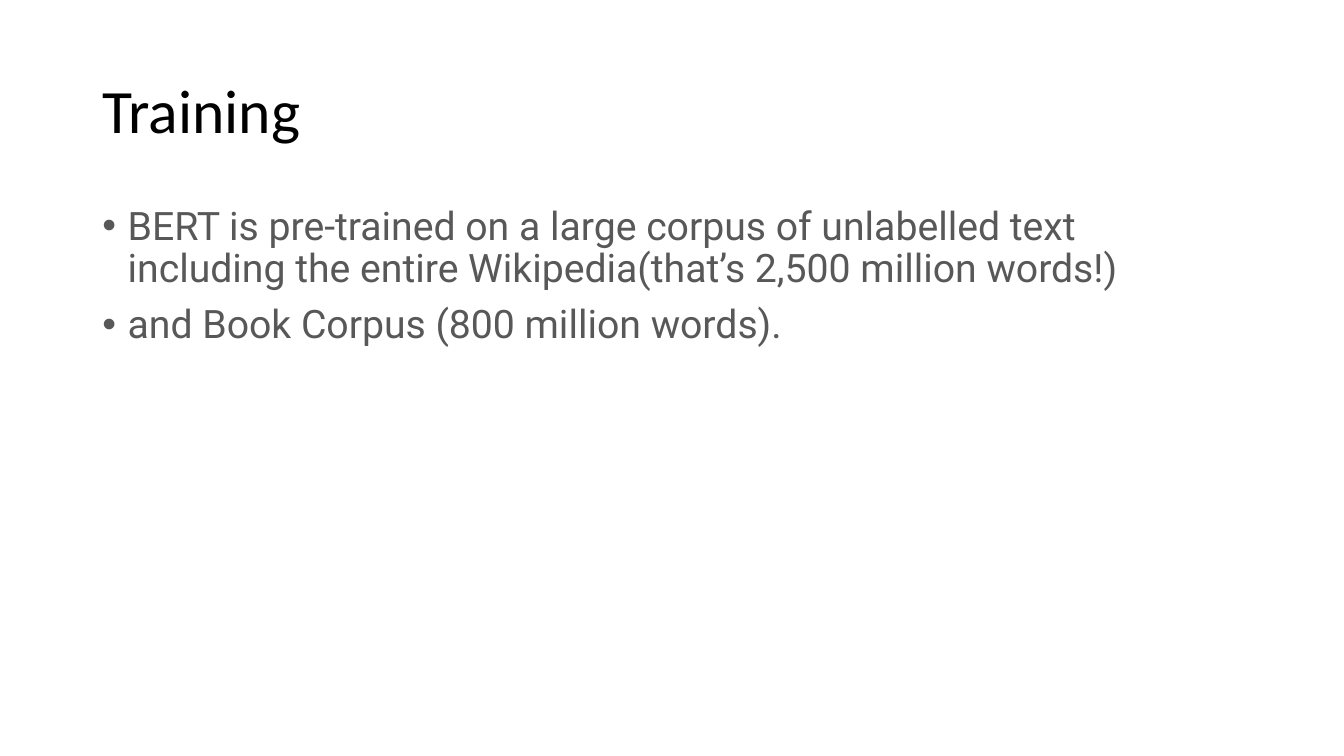
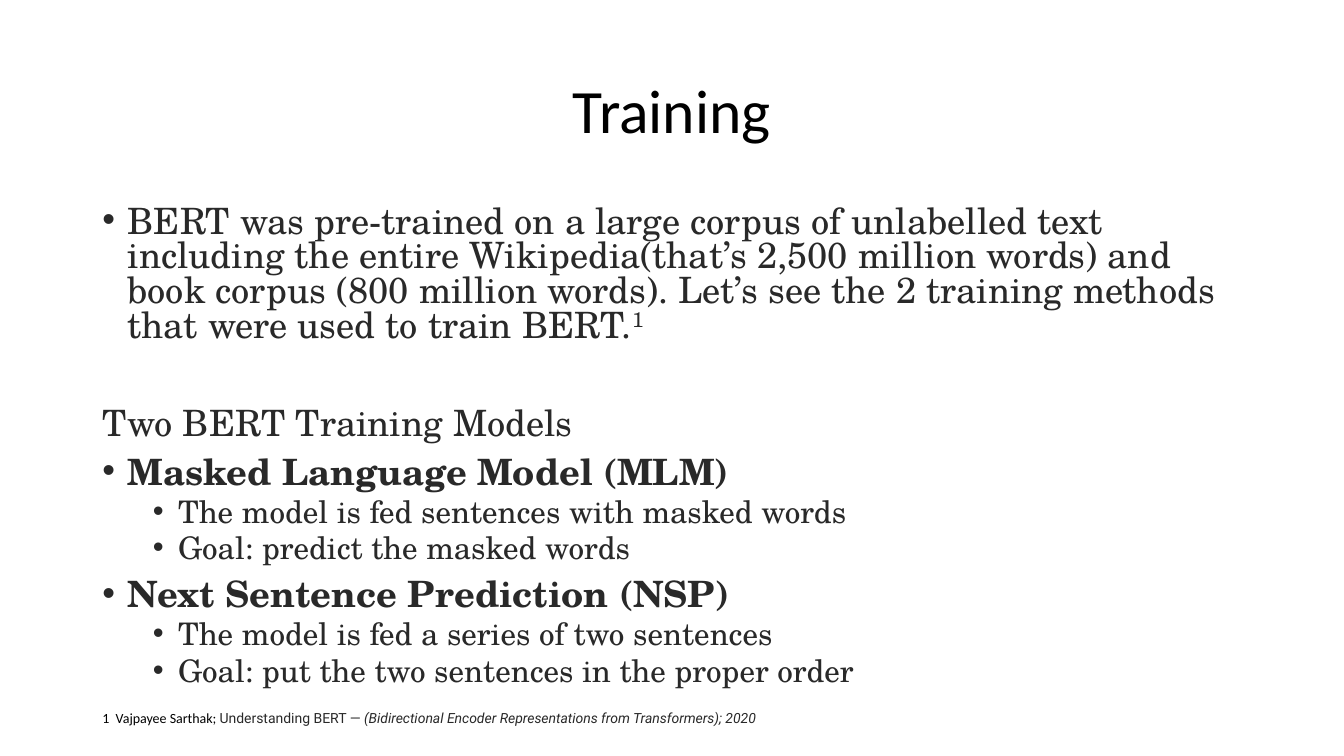
Before and after one commit to scottbing/SB_5410_Midterm_Project, a slide deck: slide 12 of Reverse Mad Libs.pptx (slide 16 before the commit). Drawn at 1344x756 pixels with LibreOffice and Linux fonts; fonts in the diff are those of the drawing. Boxes give left, top, right and bottom in pixels: in the first picture for what was removed or moved away, otherwise in the second. Text is boxed around its words. In the diff, an @@ line names an element or a change of style, - is before the commit and + after.

```diff
--- a/Reverse Mad Libs.pptx
+++ b/Reverse Mad Libs.pptx
@@ title "Training" at [573,90,771,144]: alignment left to centre @@
@@ text at [102,207,1214,689]: text changed; size 28 to 25.9 pt; font Roboto to TeX Gyre Schola; text colour #595858 to #292929 @@
-• BERT is pre-trained on a large corpus of unlabelled text including the entire Wikipedia(that’s 2,500 million words!)
-• and Book Corpus (800 million words).
+• BERT was pre-trained on a large corpus of unlabelled text including the entire Wikipedia(that’s 2,500 million words) and book corpus (800 million words). Let’s see the 2 training methods that were used to train BERT.1
+Two BERT Training Models
+• Masked Language Model (MLM)
+  • The model is fed sentences with masked words
+  • Goal: predict the masked words
+• Next Sentence Prediction (NSP)
+  • The model is fed a series of two sentences
+  • Goal: put the two sentences in the proper order
@@ text added at [102,712,755,726], 10 pt, text #292929, italic @@
+1 Vajpayee Sarthak; Understanding BERT — (Bidirectional Encoder Representations from Transformers); 2020
```
Also in this commit, not shown: 5 other slides changed, 3 slides added, 4 slides removed, 3 other files.
